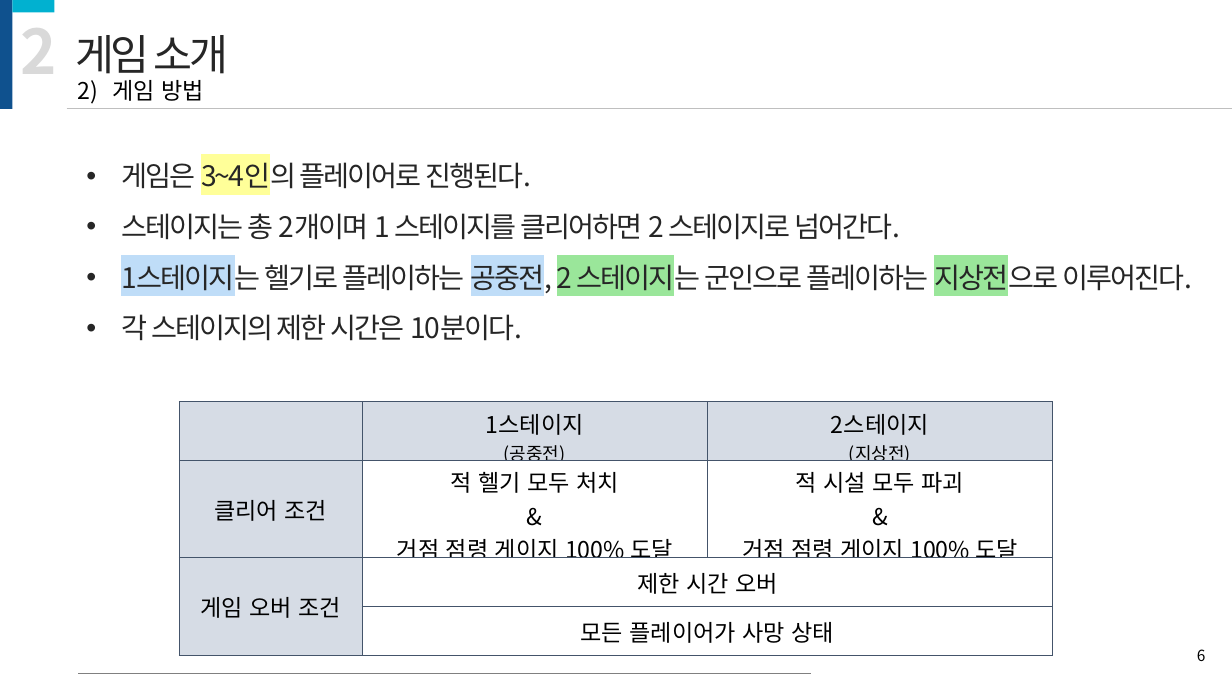
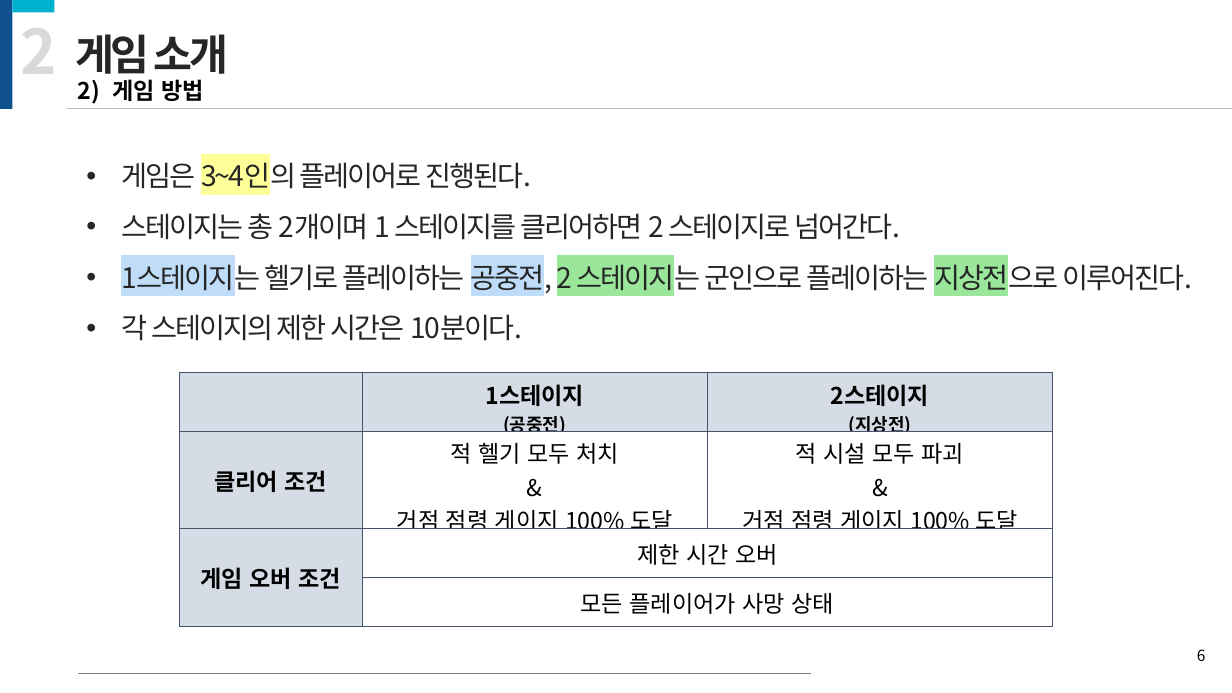
Before and after one commit to kiption/XD, a slide deck: slide 6 of 졸작_기획/[수정][제안서] Revenger_김승환_허재성_이세철.pptx. Drawn at 1232x693 pixels with LibreOffice and Linux fonts; fonts in the diff are those of the drawing. Boxes give left, top, right and bottom in pixels: in the first picture for what was removed or moved away, otherwise in the second. Text is boxed around its words. In the diff, an @@ line names an element or a change of style, - is before the commit and + after.

```diff
--- a/졸작_기획/[수정][제안서] Revenger_김승환_허재성_이세철.pptx
+++ b/졸작_기획/[수정][제안서] Revenger_김승환_허재성_이세철.pptx
@@ text "게임 소개" at <box>76,34,228,80</box>: bold on @@
@@ text "게임 방법" at <box>112,79,204,101</box>: bold on @@
@@ table at <box>179,373,1054,627</box> @@
@@ bold on in "1스테이지", "(공중전)", "2스테이지", "(지상전)" and 2 more places @@
@@ table: place and size @@
-table at <box>179,402,1054,655</box>
+table at <box>179,373,1054,627</box>
```
Also in this commit, not shown: 14 other slides changed, 1 slide removed.
